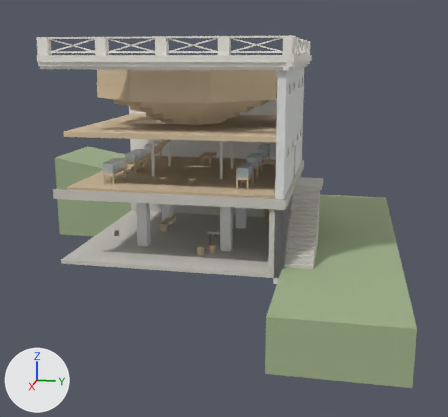
Two versions of the glTF model theatre_cut.glb, one commit apart.
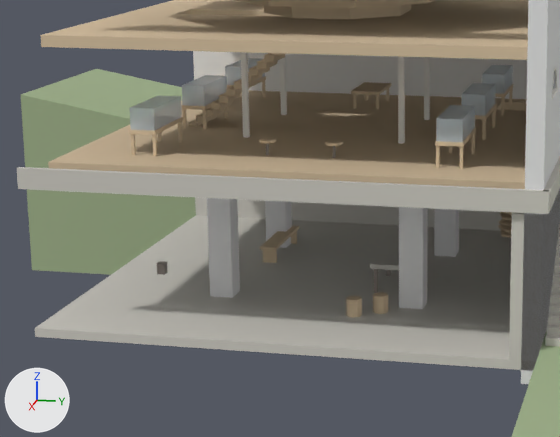
Each version appears first whole from a 50 mm camera at (40.0, 10.0, 8.2) aimed at (0.4, 2.1, -1.7), and next in a close-up on the part from 10% to 65% of the width and 28% to 74% of the height. Arrows for +X, +Y and +Z are at lower left; the lights stay in place. The older version's two pictures come first. Vertices at exactly the same position are counted once.

In view in the first close-up: 'brick4_1', 'earth4_19', 'glass_7', 'plaster4_0', 'stone4_13', 'trim4_6', 'wood4_18' and 4 more.
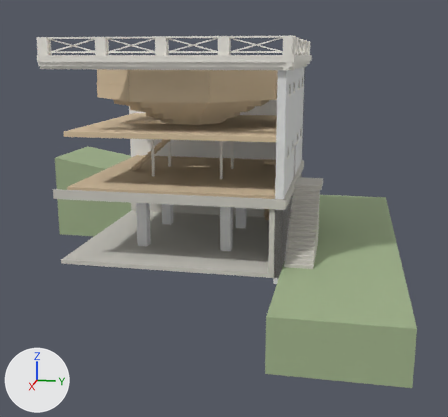
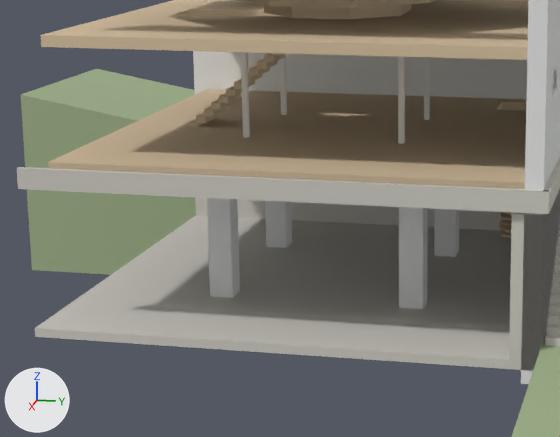
Edits to the scene script, one JSON object a line:
```json
{"block": "me_glass_7", "where": "# used by ob_glass_7; location = (0.0, 0.0, 0.0)"}
{"op": "remove", "block": "me_glass_7", "code": "me_glass_7.from_pydata(...)  # 656 vertices, 1224 faces; spans x -6.35..5.15, y -5.15..6.63, z 1.28..6.68"}
{"op": "add", "block": "me_glass_7", "code": "me_glass_7.from_pydata(...)  # 608 vertices, 1152 faces; spans x -6.35..5.15, y -5.15..6.63, z 2.59..6.68"}
{"block": "me_glass_7", "change": "me_glass_7 part 1: 6 loose pieces with 48 vertices, spanning x -5.0..5.0, y -4.45..4.45, z 1.28..1.89, are deleted"}
{"block": "me_wood4_18", "where": "# used by ob_wood4_18; location = (0.0, 0.0, 0.0)"}
{"op": "remove", "block": "me_wood4_18", "code": "me_wood4_18.from_pydata(...)  # 1144 vertices, 1847 faces; spans x -6.25..6.25, y -6.25..6.25, z -3.81..7.67"}
{"op": "add", "block": "me_wood4_18", "code": "me_wood4_18.from_pydata(...)  # 736 vertices, 1330 faces; spans x -6.25..6.25, y -6.25..6.25, z -3.59..7.67"}
{"block": "me_wood4_18", "change": "me_wood4_18 part 2: 45 loose pieces with 408 vertices, spanning x -5.18..5.03, y -4.48..4.48, z -3.81..4.44, are deleted"}
{"block": "me_wood4_18", "change": "me_wood4_18 part 3"}
{"block": "me_wood4_18", "change": "18 new faces join them"}
```

Changed parts and their boxes (x1, y1, x2, y2) in the close-ups (560 x 437 px):
```json
{"object": "wood4_18", "change": "reshaped", "before": [40, 0, 528, 318], "after": [40, 0, 528, 238]}
{"object": "glass_7", "change": "reshaped", "before": [130, 58, 554, 142], "on screen": "not visible afterwards"}
{"part": 1, "of": "me_glass_7", "change": "deleted", "before": [130, 58, 513, 142]}
{"part": 2, "of": "me_wood4_18", "change": "deleted", "before": [129, 76, 513, 318]}
{"part": 3, "of": "me_wood4_18", "change": "added", "after": [189, 103, 220, 126]}
```
